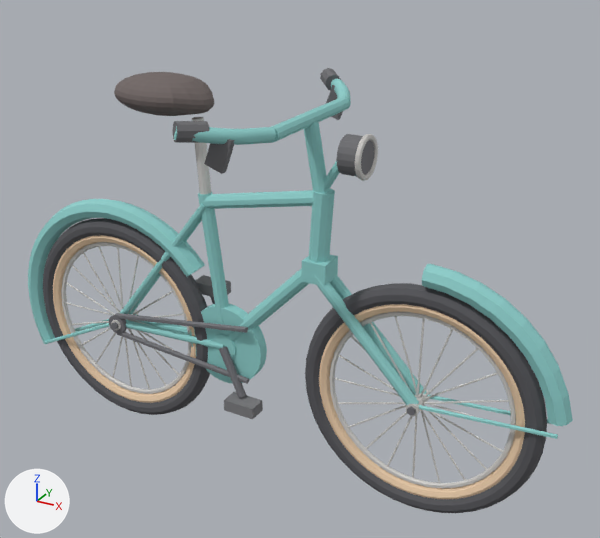
The glTF model assets/models/07-bicycle/07-bicycle.glb, before and after one commit.
Before and after are seen from a 50 mm lens placed at (1.138, -1.814, 1.559), pointed at (0.108, 0.059, 0.623). The lights are fixed; the arrows at lower left show +X, +Y and +Z. The older version comes first. Where no turn or scale is listed for an object, it has been applied to the vertices. Vertices at exactly the same position are counted once.

The first picture shows 'Bar_Cross', 'Bar_Sweep_L', 'Bar_Sweep_R', 'BrakeLever_L', 'BrakeLever_R', 'Chainguard', 'FenderF', 'FenderR', 'Frame_ForkBlade_R', 'Frame_TopTube', 'Grip_L', 'Grip_R', 'Saddle', 'Stem', 'WheelF_Rim', 'WheelF_Sidewall', 'WheelF_Tire', 'WheelR_Sidewall', 'WheelR_Tire' and 66 more.
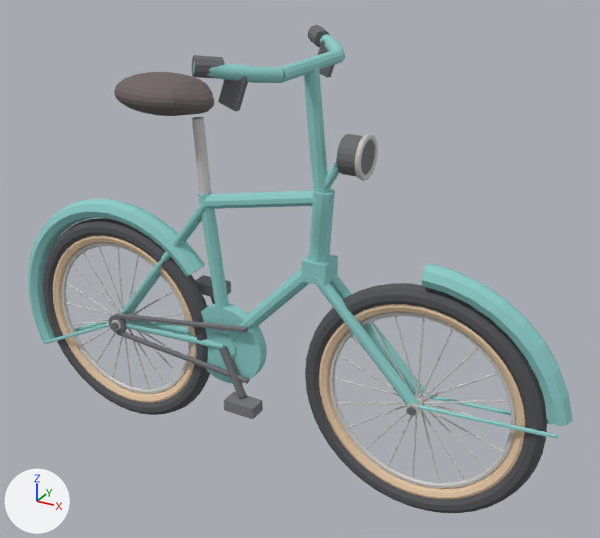
Boxes (x1, y1, x2, y2) around the edits, measured in the pictures (600 x 538 px):
'Bar_Sweep_R', reshaped (11% narrower, 20% taller): before (174, 126, 276, 145); after (192, 60, 283, 83)
'Stem', reshaped, moved (78% taller): before (304, 121, 329, 193); after (304, 64, 329, 193)
'Bar_Cross', moved: before (272, 97, 350, 142); after (281, 49, 344, 83)
'BrakeLever_R', moved: before (204, 139, 234, 174); after (218, 76, 248, 112)
'Grip_R', moved: before (173, 121, 209, 143); after (192, 55, 224, 79)
'Grip_L', moved: before (320, 68, 341, 90); after (308, 25, 330, 47)
'Bar_Sweep_L', reshaped (24% wider, 10% shorter): before (331, 79, 351, 107); after (320, 34, 345, 59)
'BrakeLever_L', moved: before (326, 85, 350, 120); after (318, 40, 335, 78)

Edits to the bpy script that builds the scene:
```text
Change me_cylinder_057:
    used by ob_stem; location = (0.186, 0.0, 0.97)
    remove me_cylinder_057.from_pydata(...)  # 20 vertices, 36 faces; spans x -0.036..0.036, y -0.019..0.019, z -0.094..0.094
    add me_cylinder_057.from_pydata(...)  # 20 vertices, 36 faces; spans x -0.036..0.036, y -0.019..0.019, z -0.162..0.162
    me_cylinder_057 part 1: 20 of 20 vertices moved; they spanned x -0.036..0.036, y -0.019..0.019, z -0.094..0.094 and now span x -0.036..0.036, y -0.019..0.019, z -0.162..0.162; mean shift (0.0, 0.0, 0.0)
Change me_bar_sweep_l_cu:
    used by ob_bar_sweep_l; location = (0.0, 0.0, 0.0)
    remove me_bar_sweep_l_cu.from_pydata(...)  # 400 vertices, 796 faces; spans x 0.017..0.186, y 0.181..0.383, z 1.052..1.118
    add me_bar_sweep_l_cu.from_pydata(...)  # 400 vertices, 796 faces; spans x 0.019..0.185, y 0.14..0.304, z 1.182..1.248
    me_bar_sweep_l_cu part 2: 400 of 400 vertices moved; they spanned x 0.017..0.186, y 0.181..0.383, z 1.052..1.118 and now span x 0.019..0.185, y 0.14..0.304, z 1.182..1.248; mean shift (0.0, -0.06, 0.13)
Change me_bar_sweep_r_cu:
    used by ob_bar_sweep_r; location = (0.0, 0.0, 0.0)
    remove me_bar_sweep_r_cu.from_pydata(...)  # 400 vertices, 796 faces; spans x 0.017..0.186, y -0.383..-0.181, z 1.052..1.118
    add me_bar_sweep_r_cu.from_pydata(...)  # 400 vertices, 796 faces; spans x 0.019..0.185, y -0.304..-0.14, z 1.182..1.248
    me_bar_sweep_r_cu part 3: 400 of 400 vertices moved; they spanned x 0.017..0.186, y -0.383..-0.181, z 1.052..1.118 and now span x 0.019..0.185, y -0.304..-0.14, z 1.182..1.248; mean shift (0.0, 0.06, 0.13)
Change ob_stem:
    ob_stem.location: (0.186, 0.0, 0.97) -> (0.186, 0.0, 1.04)
Change ob_bar_cross:
    ob_bar_cross.location: (0.17, 0.0, 1.07) -> (0.17, 0.0, 1.2)
Change ob_grip_l:
    ob_grip_l.location: (0.052, 0.343, 1.097) -> (0.052, 0.268, 1.226)
Change ob_brakelever_l:
    ob_brakelever_l.location: (0.095, 0.295, 1.045) -> (0.095, 0.23, 1.175)
Change ob_grip_r:
    ob_grip_r.location: (0.052, -0.343, 1.097) -> (0.052, -0.268, 1.226)
Change ob_brakelever_r:
    ob_brakelever_r.location: (0.095, -0.295, 1.045) -> (0.095, -0.23, 1.175)
```
